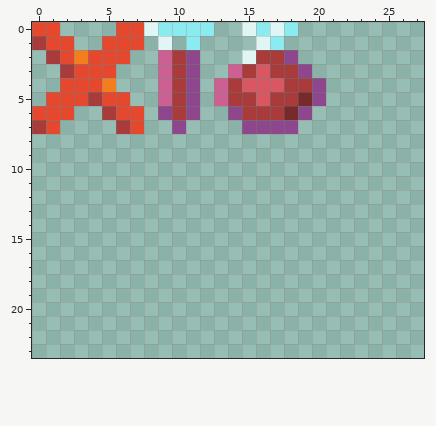
Edited in one commit: pixel-art file (resources/textures/Items.aseprite). The first picture shows the starting point.
256x256 pixels, 1 frame. Shown: x 0..27, y 0..23.
The same view after the edit:
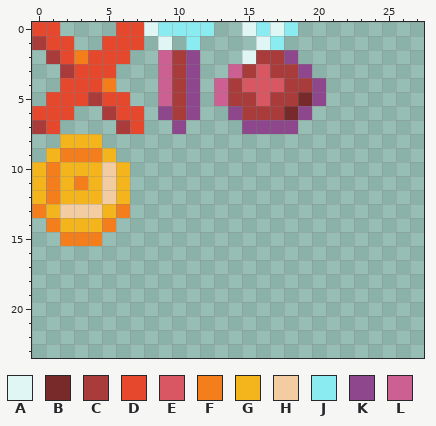
Palette (. is transparent): A #dff6f5  B #782a2a  C #a93b3b  D #e6482e  E #d95763  F #f47e1b  G #f4b41b  H #f4cca1  J #8aebf1  K #8e478c  L #cd6093
What changed:
The author put colour F in row 9 at x 2 to 4; in row 10 at x 1; in row 11 at x 1 and 3; in row 12 at x 1; in row 13 at x 0 and 6; in row 14 at x 1 and 5.
The author put colour F in row 15 at x 2 to 4.
The author put colour G in row 8 at x 2 to 4; in row 9 at x 1 and 5; in row 10 at x 0, 2 to 4 and 6; in row 11 at x 0, 2, 4 and 6; in row 12 at x 0, 2 to 4 and 6; in row 13 at x 1 and 5.
The author put colour G in row 14 at x 2 to 4.
The author put colour H in rows 10 to 12 at x 5; in row 13 at x 2 to 4.
Changed places in both pictures, as pixel boxes (x1, y1, x2, y2):
added: (32, 134, 130, 246)
